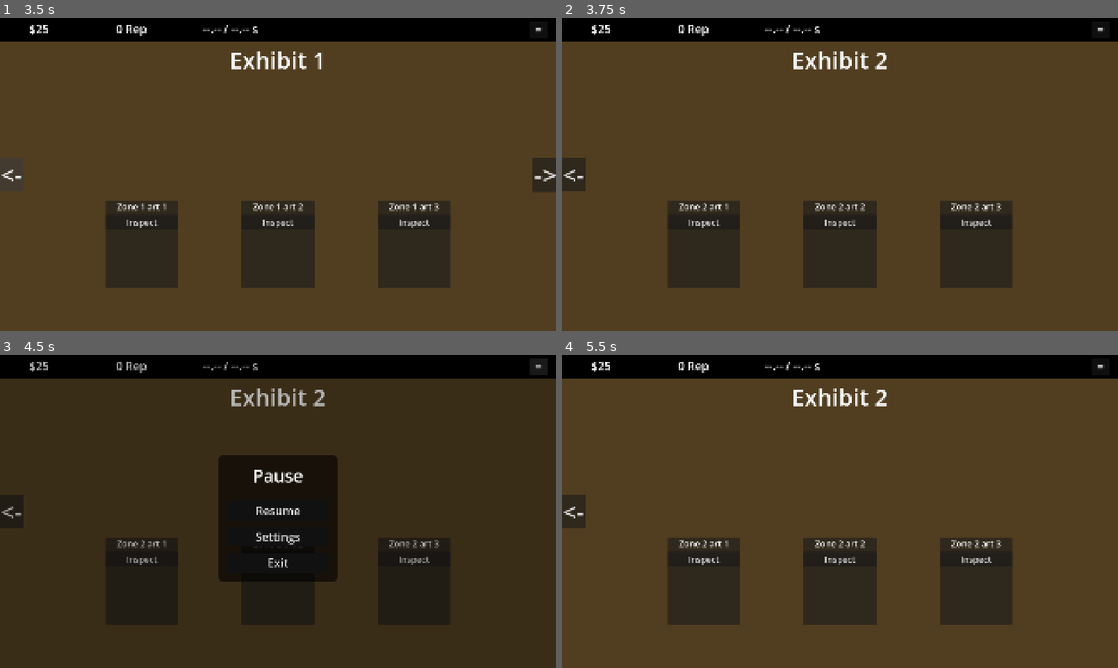
Above: before the commit, frames 1-4 (two rows, left to right).
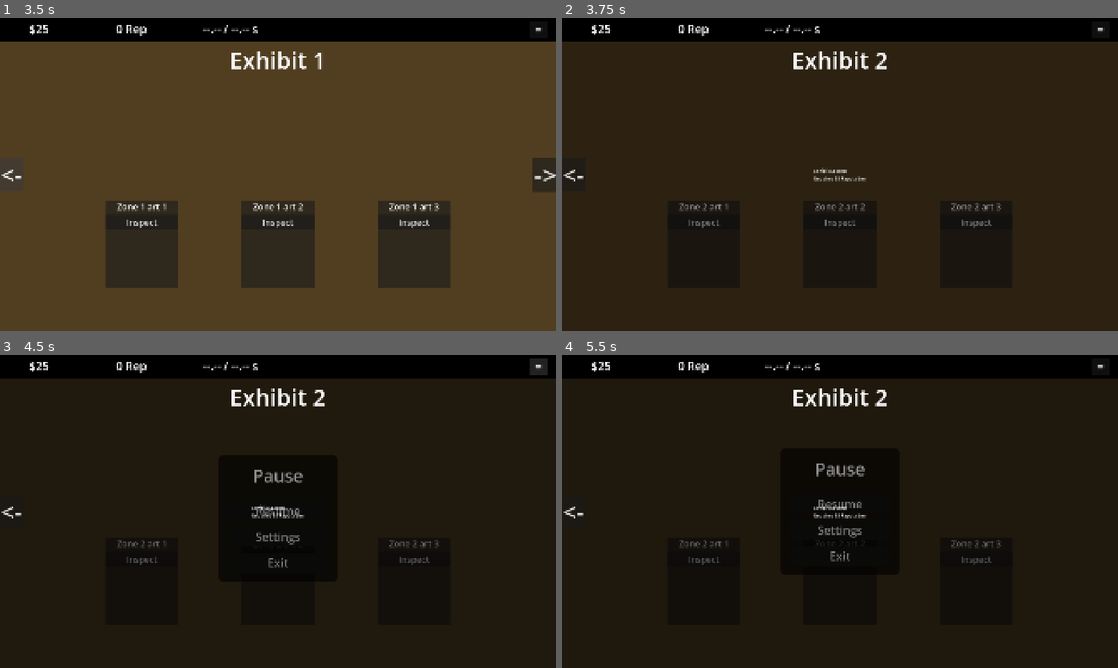
Above: after the commit, the same moments.

Repository: zsansone54/museum-game
Game: Godot game, scene res://MainMenu.tscn
Two runs of this game, one before a commit and one after it. Both use one fixed random seed, a clock stepped at 60 frames per second and the inputs below.
Inputs:
- Up to frame 1 (3.5 s): click "Start Game" at 0.5 s; click "=" at 1.25 s; click "Resume" at 2 s; click "<-" at 2.75 s
- Up to frame 2 (3.75 s): click "->" at 3.5 s
- Up to frame 3 (4.5 s): click "=" at 4.25 s
- Up to frame 4 (5.5 s): click "Resume" at 5 s

Frame 1 is identical in both runs. In frame 2, 81% of the frame differs, in the area x 0-100%, y 7-100%; in frame 3, 75%; in frame 4, 90%.

Commit message:
fix exhibit 2 locking

Diff:
--- a/game/Exhibit1.gd
+++ b/game/Exhibit1.gd
@@ -27,6 +27,8 @@
 		GameState.get_artifact_data(1)["name"]
 	$ArtifactMargin/Gallery/Artifact3/Display/ArtifactName.text = \
 		GameState.get_artifact_data(2)["name"]
+
+	update_hud()
 
 
 func _process(_delta: float) -> void:
--- a/game/Exhibit2.tscn
+++ b/game/Exhibit2.tscn
@@ -14,39 +14,6 @@
 grow_vertical = 2
 script = ExtResource("1_o8ey3")
 
-[node name="LockOverlay" type="Control" parent="." unique_id=1306285949]
-layout_mode = 1
-anchors_preset = 15
-anchor_right = 1.0
-anchor_bottom = 1.0
-grow_horizontal = 2
-grow_vertical = 2
-
-[node name="Dimmer" type="ColorRect" parent="LockOverlay" unique_id=1467375596]
-layout_mode = 1
-anchors_preset = 15
-anchor_right = 1.0
-anchor_bottom = 1.0
-grow_horizontal = 2
-grow_vertical = 2
-color = Color(0, 0, 0, 0.44313726)
-
-[node name="CenterContainer" type="CenterContainer" parent="LockOverlay" unique_id=1365891852]
-layout_mode = 0
-offset_right = 40.0
-offset_bottom = 40.0
-
-[node name="VBoxContainer" type="VBoxContainer" parent="LockOverlay/CenterContainer" unique_id=2064522600]
-layout_mode = 2
-
-[node name="LockTitleLabel" type="Label" parent="LockOverlay/CenterContainer/VBoxContainer" unique_id=1599607101]
-layout_mode = 2
-text = "Exhibit Locked"
-
-[node name="RequirementLabel" type="Label" parent="LockOverlay/CenterContainer/VBoxContainer" unique_id=1320365008]
-layout_mode = 2
-text = "Requires 35 Reputation"
-
 [node name="Background" type="ColorRect" parent="." unique_id=2015553693]
 layout_mode = 1
 anchors_preset = 15
@@ -63,75 +30,6 @@
 anchor_right = 1.0
 grow_horizontal = 2
 color = Color(0, 0, 0, 1)
-
-[node name="Top" type="VBoxContainer" parent="." unique_id=392528749]
-layout_mode = 1
-anchors_preset = 10
-anchor_right = 1.0
-offset_bottom = 137.0
-grow_horizontal = 2
-theme_override_constants/separation = 10
-
-[node name="TopHudMargin" type="MarginContainer" parent="Top" unique_id=2019853854]
-layout_mode = 2
-theme_override_constants/margin_left = 100
-theme_override_constants/margin_top = 10
-theme_override_constants/margin_right = 30
-theme_override_constants/margin_bottom = 10
-
-[node name="TopHud" type="HBoxContainer" parent="Top/TopHudMargin" unique_id=1732392329]
-layout_mode = 2
-theme_override_constants/separation = 100
-
-[node name="FundsLabel" type="Label" parent="Top/TopHudMargin/TopHud" unique_id=1513308518]
-custom_minimum_size = Vector2(200, 60)
-custom_maximum_size = Vector2(200, 60)
-layout_mode = 2
-theme_override_font_sizes/font_size = 40
-text = "$999,999"
-
-[node name="RepLabel" type="Label" parent="Top/TopHudMargin/TopHud" unique_id=403565111]
-custom_minimum_size = Vector2(200, 60)
-custom_maximum_size = Vector2(200, 60)
-layout_mode = 2
-theme_override_font_sizes/font_size = 40
-text = "1000 Rep"
-
-[node name="CountdownLabel" type="Label" parent="Top/TopHudMargin/TopHud" unique_id=1909446689]
-custom_minimum_size = Vector2(200, 60)
-custom_maximum_size = Vector2(200, 60)
-layout_mode = 2
-theme_override_font_sizes/font_size = 40
-text = "10.0/10.0s"
-
-[node name="Spacer" type="Control" parent="Top/TopHudMargin/TopHud" unique_id=2048826570]
-layout_mode = 2
-size_flags_horizontal = 3
-
-[node name="PauseButton" type="Button" parent="Top/TopHudMargin/TopHud" unique_id=1719943783]
-custom_minimum_size = Vector2(60, 60)
-custom_maximum_size = Vector2(60, 60)
-layout_mode = 2
-theme_override_font_sizes/font_size = 40
-text = "="
-
-[node name="ExhibitTitle" type="Label" parent="Top" unique_id=993421149]
-layout_mode = 2
-size_flags_horizontal = 4
-theme_override_font_sizes/font_size = 80
-text = "Exhibit 2"
-
-[node name="LeftButton" type="Button" parent="." unique_id=1669915334]
-layout_mode = 1
-anchors_preset = 4
-anchor_top = 0.5
-anchor_bottom = 0.5
-offset_top = -15.5
-offset_right = 23.0
-offset_bottom = 15.5
-grow_vertical = 2
-theme_override_font_sizes/font_size = 80
-text = "<-"
 
 [node name="ArtifactMargin" type="MarginContainer" parent="." unique_id=1526326832]
 layout_mode = 1
@@ -232,4 +130,109 @@
 visible = false
 layout_mode = 1
 
+[node name="LockOverlay" type="Control" parent="." unique_id=1306285949]
+layout_mode = 1
+anchors_preset = 15
+anchor_right = 1.0
+anchor_bottom = 1.0
+grow_horizontal = 2
+grow_vertical = 2
+
+[node name="Dimmer" type="ColorRect" parent="LockOverlay" unique_id=1467375596]
+layout_mode = 1
+anchors_preset = 15
+anchor_right = 1.0
+anchor_bottom = 1.0
+grow_horizontal = 2
+grow_vertical = 2
+color = Color(0, 0, 0, 0.44313726)
+
+[node name="CenterContainer" type="CenterContainer" parent="LockOverlay" unique_id=1365891852]
+layout_mode = 1
+anchors_preset = 15
+anchor_right = 1.0
+anchor_bottom = 1.0
+grow_horizontal = 2
+grow_vertical = 2
+
+[node name="VBoxContainer" type="VBoxContainer" parent="LockOverlay/CenterContainer" unique_id=2064522600]
+layout_mode = 2
+
+[node name="LockTitleLabel" type="Label" parent="LockOverlay/CenterContainer/VBoxContainer" unique_id=1599607101]
+layout_mode = 2
+text = "Exhibit Locked"
+
+[node name="RequirementLabel" type="Label" parent="LockOverlay/CenterContainer/VBoxContainer" unique_id=1320365008]
+layout_mode = 2
+text = "Requires 35 Reputation"
+
+[node name="Top" type="VBoxContainer" parent="." unique_id=392528749]
+layout_mode = 1
+anchors_preset = 10
+anchor_right = 1.0
+offset_bottom = 200.0
+grow_horizontal = 2
+theme_override_constants/separation = 10
+
+[node name="TopHudMargin" type="MarginContainer" parent="Top" unique_id=2019853854]
+layout_mode = 2
+theme_override_constants/margin_left = 100
+theme_override_constants/margin_top = 10
+theme_override_constants/margin_right = 30
+theme_override_constants/margin_bottom = 10
+
+[node name="TopHud" type="HBoxContainer" parent="Top/TopHudMargin" unique_id=1732392329]
+layout_mode = 2
+theme_override_constants/separation = 100
+
+[node name="FundsLabel" type="Label" parent="Top/TopHudMargin/TopHud" unique_id=1513308518]
+custom_minimum_size = Vector2(200, 60)
+custom_maximum_size = Vector2(200, 60)
+layout_mode = 2
+theme_override_font_sizes/font_size = 40
+text = "$999,999"
+
+[node name="RepLabel" type="Label" parent="Top/TopHudMargin/TopHud" unique_id=403565111]
+custom_minimum_size = Vector2(200, 60)
+custom_maximum_size = Vector2(200, 60)
+layout_mode = 2
+theme_override_font_sizes/font_size = 40
+text = "1000 Rep"
+
+[node name="CountdownLabel" type="Label" parent="Top/TopHudMargin/TopHud" unique_id=1909446689]
+custom_minimum_size = Vector2(200, 60)
+custom_maximum_size = Vector2(200, 60)
+layout_mode = 2
+theme_override_font_sizes/font_size = 40
+text = "10.0/10.0s"
+
+[node name="Spacer" type="Control" parent="Top/TopHudMargin/TopHud" unique_id=2048826570]
+layout_mode = 2
+size_flags_horizontal = 3
+
+[node name="PauseButton" type="Button" parent="Top/TopHudMargin/TopHud" unique_id=1719943783]
+custom_minimum_size = Vector2(60, 60)
+custom_maximum_size = Vector2(60, 60)
+layout_mode = 2
+theme_override_font_sizes/font_size = 40
+text = "="
+
+[node name="ExhibitTitle" type="Label" parent="Top" unique_id=993421149]
+layout_mode = 2
+size_flags_horizontal = 4
+theme_override_font_sizes/font_size = 80
+text = "Exhibit 2"
+
+[node name="LeftButton" type="Button" parent="." unique_id=1669915334]
+layout_mode = 1
+anchors_preset = 4
+anchor_top = 0.5
+anchor_bottom = 0.5
+offset_top = -59.0
+offset_right = 80.0
+offset_bottom = 59.0
+grow_vertical = 2
+theme_override_font_sizes/font_size = 80
+text = "<-"
+
 [connection signal="pressed" from="Top/TopHudMargin/TopHud/PauseButton" to="." method="_on_pause_button_pressed"]
--- a/game/exhibit2.gd
+++ b/game/exhibit2.gd
@@ -31,6 +31,7 @@
 		GameState.get_artifact_data(5)["name"]
 
 	update_lock_state()
+	update_hud()
 
 
 func _process(_delta: float) -> void:
